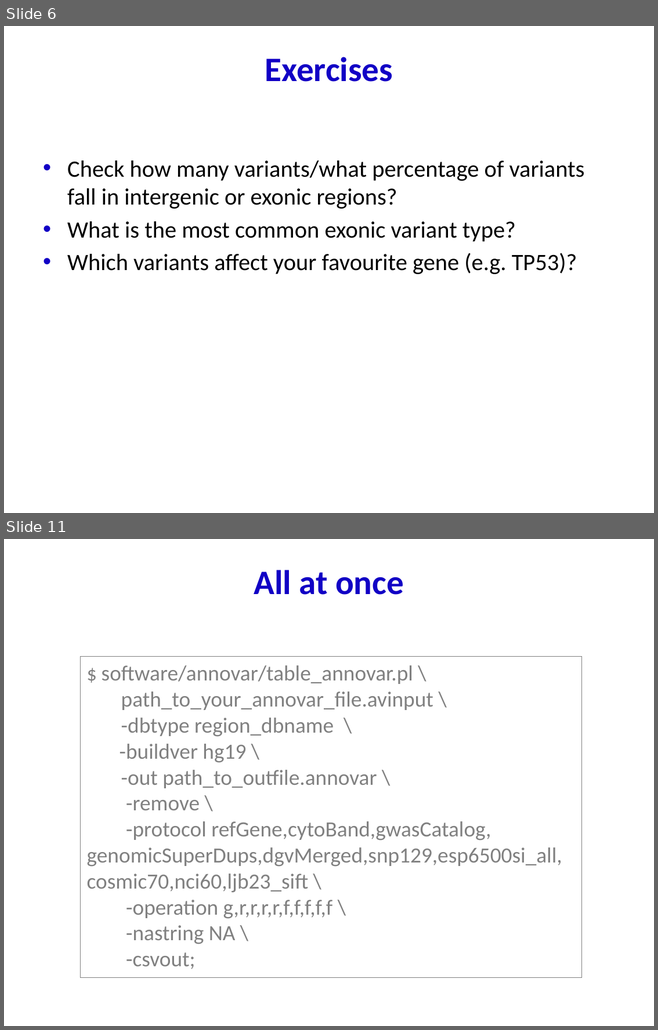
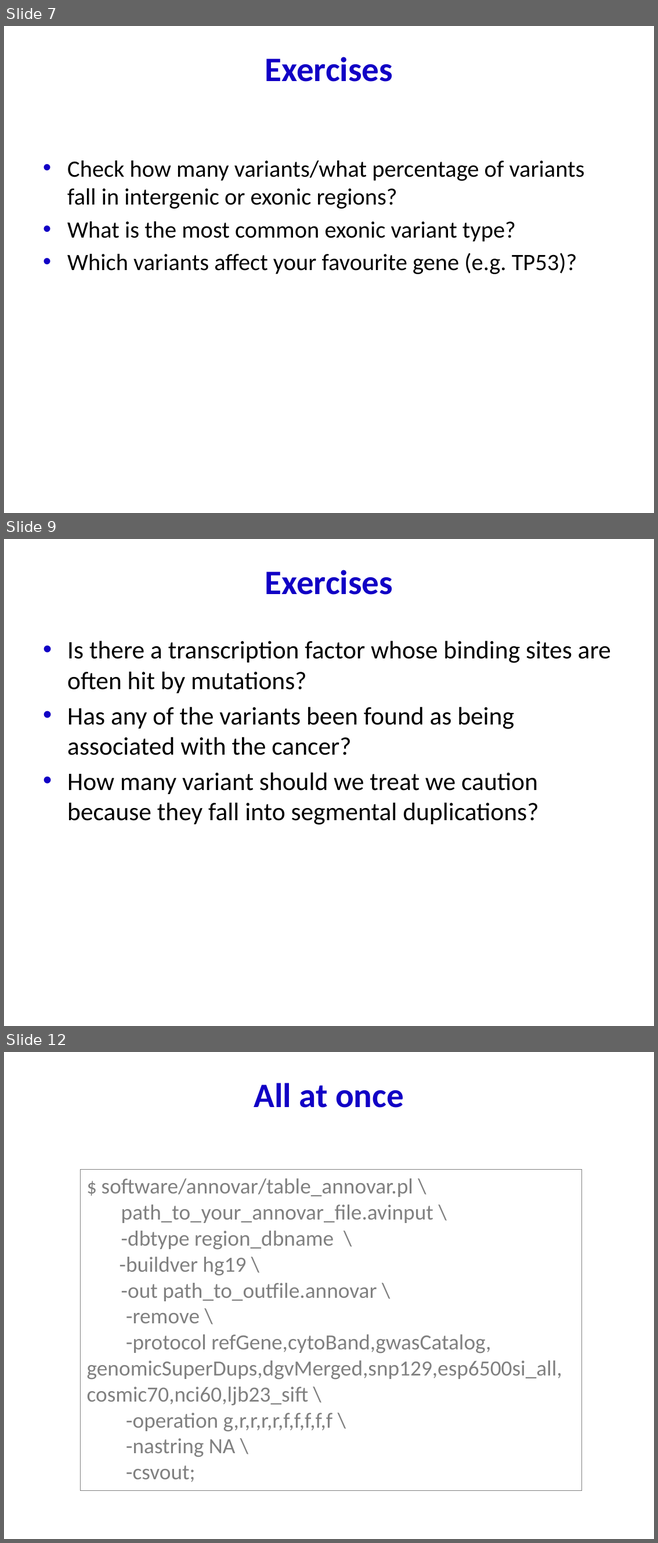
Before and after one commit to bioinformatics-core-shared-training/cruk-summer-school-2017, a slide deck: Day3/practical_annotatingSNVs.pptx. Shown one above the other, each under a label of ours: slides 6 and 11 before the commit, slides 7, 9 and 12 after it; the slides between them are not shown. The pictures are 658x1030 and 658x1543 pixels, drawn with LibreOffice and Linux fonts; fonts in the diff are those of the drawing. Boxes give left, top, right and bottom in pixels: in the first picture for what was removed or moved away, otherwise in the second. Text is boxed around its words. In the diff, an @@ line names an element or a change of style, - is before the commit and + after.

```diff
--- a/Day3/practical_annotatingSNVs.pptx
+++ b/Day3/practical_annotatingSNVs.pptx
@@ slide 9 added at [4,539,654,1026], background #FFFFFF @@
@@ title added at [265,570,393,595], 38 pt, text #1100C5, bold @@
+Exercises
@@ text added at [67,641,611,825], 28 pt, text #000000 @@
+• Is there a transcription factor whose binding sites are often hit by mutations?
+• Has any of the variants been found as being associated with the cancer?
+• How many variant should we treat we caution because they fall into segmental duplications?
@@ what was slide 6 is now slide 7 @@
@@ what was slide 11 is now slide 12 @@
```
Also in this commit, not shown: 5 slides changed, 2 other slides added, 2 slides removed.
